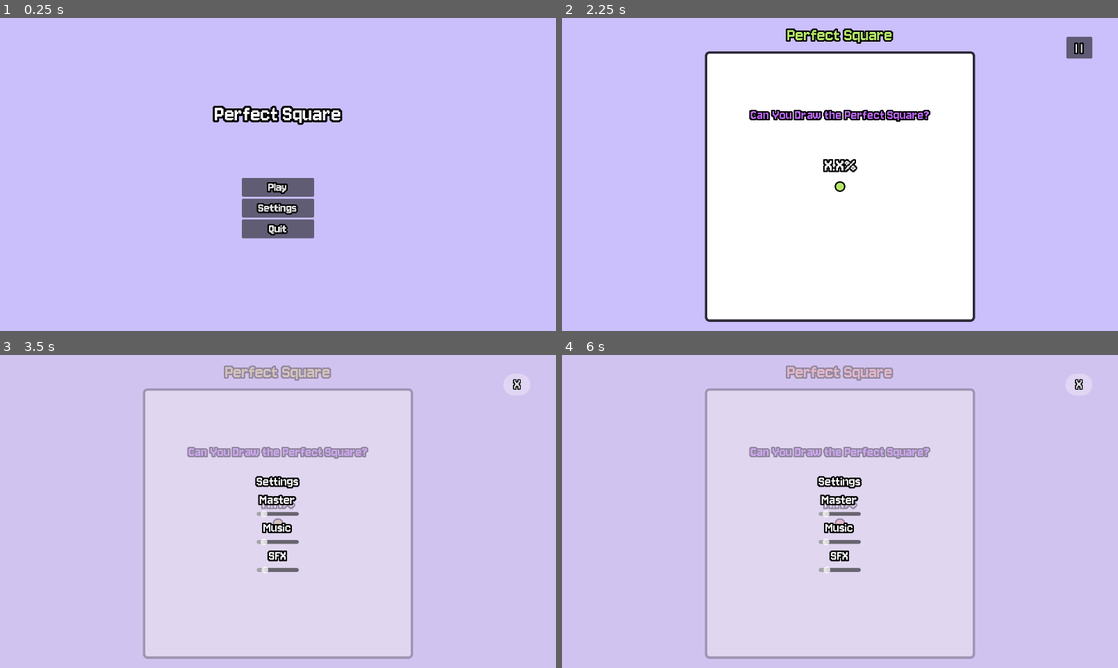
Above: before the commit, frames 1-4 (two rows, left to right).
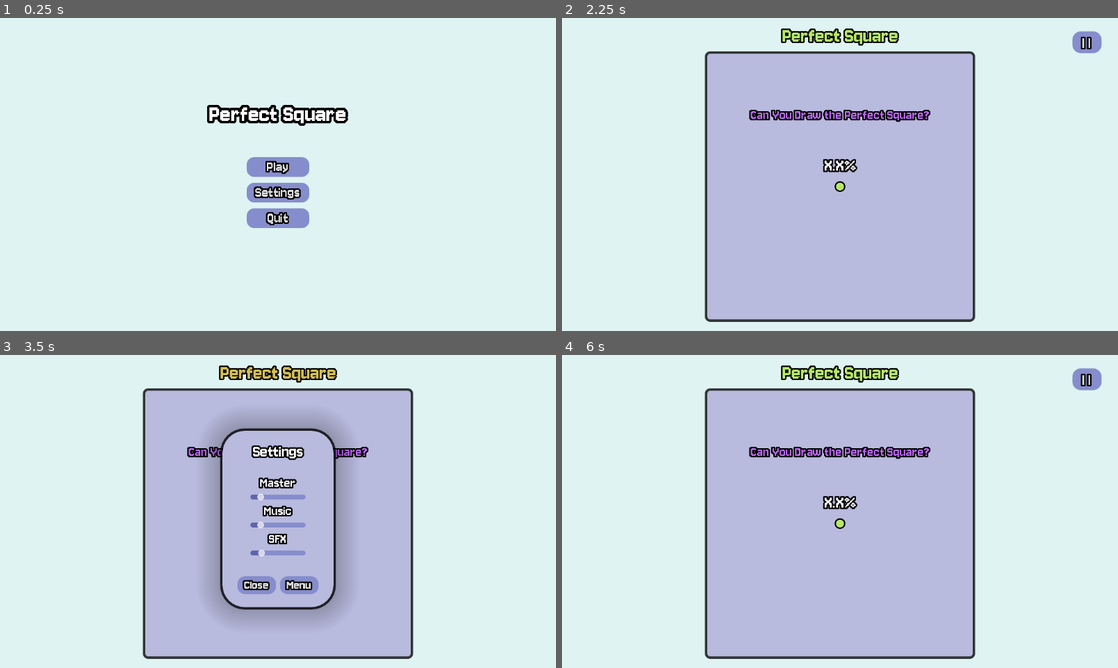
Above: after the commit, the same moments.

Repository: FennecKii/perfect-square
Game: Godot game, scene res://main_menu.tscn
The game is run twice, just before and just after one commit, with the same random seed, the same clock (stepped at 60 frames per second) and the same inputs. Sound files missing from this copy of the repository are replaced by a short silence.
Inputs (mouse positions are in pixels of both pictures, inside the frame that each line leads up to):
- Up to frame 1 (0.25 s): no input
- Up to frame 2 (2.25 s): click "Settings" at 0.5 s; click "X" (after the commit: "Close") at 1.25 s; click "Play" at 2 s
- Up to frame 3 (3.5 s): click "| |" at 2.75 s
- Up to frame 4 (6 s): click "X" (after the commit: "Close") at 3.5 s; click "| |" at 4.25 s; click (862, 583) at 5 s, where only the run after the commit has a clickable "Menu"; click (840, 505) at 5.75 s, where only the run after the commit has a clickable "Play"

The runs differ from the first frame. In frame 1, 99% of the frame differs, in the area x 0-100%, y 0-100%; in frame 2, 97%; in frame 3, 100%; in frame 4, 100%.

Commit message:
UI polish

Diff:
--- a/audio_manager.gd
+++ b/audio_manager.gd
@@ -3,6 +3,8 @@
 @onready var background_music: AudioStreamPlayer = $"Background Music"
 
 func play_background_music(music_track: AudioStreamWAV, volume: float = 0.0, pitch: float = 1.0) -> void:
+	if background_music.stream != null:
+		return
 	background_music.stream = music_track
 	background_music.volume_db = volume
 	background_music.pitch_scale = pitch
@@ -11,9 +13,6 @@
 	background_music.stream.loop_end = music_track.get_length() * music_track.mix_rate
 	background_music.bus = "Music"
 	background_music.play()
-
-func stop_background_music() -> void:
-	background_music.stop()
 
 func play_sfx(sfx_stream: AudioStream, volume: float = 0.0, pitch: float = 1.0, pitch_randomness: float = 0.0):
 	var new_sfx = AudioStreamPlayer2D.new()
--- /dev/null
+++ b/button_base_stylebox.tres
@@ -0,0 +1,12 @@
+[gd_resource type="StyleBoxFlat" format=3 uid="uid://6u7cves7v2mn"]
+
+[resource]
+bg_color = Color(0.529412, 0.556863, 0.803922, 1)
+corner_radius_top_left = 16
+corner_radius_top_right = 16
+corner_radius_bottom_right = 16
+corner_radius_bottom_left = 16
+expand_margin_left = 5.0
+expand_margin_top = 3.0
+expand_margin_right = 5.0
+expand_margin_bottom = 3.0
--- /dev/null
+++ b/button_disabled_stylebox.tres
@@ -0,0 +1,12 @@
+[gd_resource type="StyleBoxFlat" format=3 uid="uid://xylyk1jbjm8n"]
+
+[resource]
+bg_color = Color(0.112643, 0.120737, 0.241619, 0.447059)
+corner_radius_top_left = 16
+corner_radius_top_right = 16
+corner_radius_bottom_right = 16
+corner_radius_bottom_left = 16
+expand_margin_left = 5.0
+expand_margin_top = 3.0
+expand_margin_right = 5.0
+expand_margin_bottom = 3.0
--- /dev/null
+++ b/button_focus_stylebox.tres
@@ -0,0 +1,17 @@
+[gd_resource type="StyleBoxFlat" format=3 uid="uid://bk4h40uoytpio"]
+
+[resource]
+bg_color = Color(0.866667, 0.905882, 0.94902, 1)
+border_width_left = 4
+border_width_top = 4
+border_width_right = 4
+border_width_bottom = 4
+border_color = Color(0, 0, 0, 0.643137)
+corner_radius_top_left = 16
+corner_radius_top_right = 16
+corner_radius_bottom_right = 16
+corner_radius_bottom_left = 16
+expand_margin_left = 5.0
+expand_margin_top = 3.0
+expand_margin_right = 5.0
+expand_margin_bottom = 3.0
--- /dev/null
+++ b/button_hover_stylebox.tres
@@ -0,0 +1,12 @@
+[gd_resource type="StyleBoxFlat" format=3 uid="uid://cxkqmr2rcomve"]
+
+[resource]
+bg_color = Color(0.439151, 0.464004, 0.730183, 1)
+corner_radius_top_left = 16
+corner_radius_top_right = 16
+corner_radius_bottom_right = 16
+corner_radius_bottom_left = 16
+expand_margin_left = 5.0
+expand_margin_top = 3.0
+expand_margin_right = 5.0
+expand_margin_bottom = 3.0
--- /dev/null
+++ b/button_pressed_stylebox.tres
@@ -0,0 +1,12 @@
+[gd_resource type="StyleBoxFlat" format=3 uid="uid://cl1x56ii0o0bb"]
+
+[resource]
+bg_color = Color(0.399858, 0.422784, 0.688971, 1)
+corner_radius_top_left = 16
+corner_radius_top_right = 16
+corner_radius_bottom_right = 16
+corner_radius_bottom_left = 16
+expand_margin_left = 5.0
+expand_margin_top = 3.0
+expand_margin_right = 5.0
+expand_margin_bottom = 3.0
--- a/default_bus_layout.tres
+++ b/default_bus_layout.tres
@@ -1,15 +1,16 @@
 [gd_resource type="AudioBusLayout" format=3 uid="uid://dkudyecf58mfe"]
 
 [resource]
+bus/0/volume_db = -0.0282841
 bus/1/name = &"Music"
 bus/1/solo = false
 bus/1/mute = false
 bus/1/bypass_fx = false
-bus/1/volume_db = -0.026062
+bus/1/volume_db = -0.0282841
 bus/1/send = &"Master"
 bus/2/name = &"SFX"
 bus/2/solo = false
 bus/2/mute = false
 bus/2/bypass_fx = false
-bus/2/volume_db = -3.54298
+bus/2/volume_db = -4.03807
 bus/2/send = &"Master"
--- a/global.gd
+++ b/global.gd
@@ -17,7 +17,3 @@
 @onready var highscore_sfx = preload("res://audio/start.wav")
 @onready var lose_sfx = preload("res://audio/error-126627.wav")
 @onready var progress_sfx = preload("res://audio/press.wav")
-
-var master_volume: float = 0
-var music_volume: float = 0
-var SFX_volume: float = -2
--- a/main_menu.tscn
+++ b/main_menu.tscn
@@ -11,7 +11,7 @@
 grow_horizontal = 2
 grow_vertical = 2
 theme = ExtResource("1_06t4h")
-color = Color(0.8, 0.752941, 0.988235, 1)
+color = Color(0.87451, 0.956863, 0.952941, 1)
 script = ExtResource("2_7vrkn")
 
 [node name="Title" type="CenterContainer" parent="."]
@@ -31,8 +31,8 @@
 [node name="Title" type="Label" parent="Title"]
 layout_mode = 2
 theme = ExtResource("1_06t4h")
-theme_override_constants/outline_size = 16
-theme_override_font_sizes/font_size = 48
+theme_override_constants/outline_size = 20
+theme_override_font_sizes/font_size = 52
 text = "Perfect Square"
 horizontal_alignment = 1
 vertical_alignment = 1
@@ -45,26 +45,41 @@
 anchor_right = 0.5
 anchor_bottom = 0.5
 offset_left = -75.0
-offset_top = 6.89499
+offset_top = -33.16
 offset_right = 75.0
-offset_bottom = 131.895
+offset_bottom = 107.84
 grow_horizontal = 2
 grow_vertical = 2
 
 [node name="VBoxContainer" type="VBoxContainer" parent="Buttons"]
-custom_minimum_size = Vector2(150, 0)
+custom_minimum_size = Vector2(120, 0)
 layout_mode = 2
+alignment = 1
 
 [node name="Play" type="Button" parent="Buttons/VBoxContainer"]
 layout_mode = 2
+theme_override_constants/outline_size = 12
+theme_override_font_sizes/font_size = 32
 text = "Play"
+
+[node name="Control" type="Control" parent="Buttons/VBoxContainer"]
+custom_minimum_size = Vector2(0, 10)
+layout_mode = 2
 
 [node name="Setting" type="Button" parent="Buttons/VBoxContainer"]
 layout_mode = 2
+theme_override_constants/outline_size = 12
+theme_override_font_sizes/font_size = 32
 text = "Settings"
+
+[node name="Control2" type="Control" parent="Buttons/VBoxContainer"]
+custom_minimum_size = Vector2(0, 10)
+layout_mode = 2
 
 [node name="Quit" type="Button" parent="Buttons/VBoxContainer"]
 layout_mode = 2
+theme_override_constants/outline_size = 12
+theme_override_font_sizes/font_size = 32
 text = "Quit"
 
 [node name="Settings" parent="." instance=ExtResource("3_fu7sn")]
--- a/settings.gd
+++ b/settings.gd
@@ -4,3 +4,7 @@
 func _on_x_pressed() -> void:
 	visible = false
 	SignalBus.settings_closed.emit()
+
+
+func _on_menu_pressed() -> void:
+	get_tree().change_scene_to_file("res://main_menu.tscn")
--- a/settings.tscn
+++ b/settings.tscn
@@ -1,8 +1,7 @@
-[gd_scene load_steps=5 format=3 uid="uid://drjvtf077me18"]
+[gd_scene load_steps=4 format=3 uid="uid://drjvtf077me18"]
 
 [ext_resource type="Theme" uid="uid://bcb6jx2yuewkc" path="res://ui_default_theme.tres" id="1_nkug2"]
 [ext_resource type="Script" uid="uid://dy3whtjcw25a7" path="res://settings.gd" id="2_nkug2"]
-[ext_resource type="StyleBox" uid="uid://cng5ergcot20w" path="res://invisible_button_style.tres" id="3_3ykye"]
 [ext_resource type="Script" uid="uid://8m8loyfv40cj" path="res://volume_slider.gd" id="3_gc0em"]
 
 [node name="Settings" type="Control"]
@@ -31,14 +30,51 @@
 grow_vertical = 2
 
 [node name="Panel" type="Panel" parent="CenterContainer"]
-custom_minimum_size = Vector2(1500, 1000)
+custom_minimum_size = Vector2(200, 375)
 layout_mode = 2
+
+[node name="CenterContainer2" type="CenterContainer" parent="CenterContainer/Panel"]
+layout_mode = 1
+anchors_preset = 7
+anchor_left = 0.5
+anchor_top = 1.0
+anchor_right = 0.5
+anchor_bottom = 1.0
+offset_left = -74.5
+offset_top = -70.26
+offset_right = 74.5
+offset_bottom = -30.26
+grow_horizontal = 2
+grow_vertical = 0
+
+[node name="Buttons" type="HBoxContainer" parent="CenterContainer/Panel/CenterContainer2"]
+layout_mode = 2
+
+[node name="X" type="Button" parent="CenterContainer/Panel/CenterContainer2/Buttons"]
+custom_minimum_size = Vector2(70, 0)
+layout_mode = 2
+theme_override_font_sizes/font_size = 28
+text = "Close"
+
+[node name="Control" type="Control" parent="CenterContainer/Panel/CenterContainer2/Buttons"]
+custom_minimum_size = Vector2(10, 0)
+layout_mode = 2
+
+[node name="Menu" type="Button" parent="CenterContainer/Panel/CenterContainer2/Buttons"]
+custom_minimum_size = Vector2(70, 0)
+layout_mode = 2
+theme_override_font_sizes/font_size = 28
+text = "Menu
+"
 
 [node name="CenterContainer" type="CenterContainer" parent="CenterContainer/Panel"]
 layout_mode = 1
 anchors_preset = 15
 anchor_right = 1.0
 anchor_bottom = 1.0
+offset_top = 10.0
+offset_right = 1.0
+offset_bottom = -90.0
 grow_horizontal = 2
 grow_vertical = 2
 
@@ -47,9 +83,14 @@
 
 [node name="Label" type="Label" parent="CenterContainer/Panel/CenterContainer/VBoxContainer"]
 layout_mode = 2
+theme_override_font_sizes/font_size = 36
 text = "Settings"
 horizontal_alignment = 1
 vertical_alignment = 1
+
+[node name="Control" type="Control" parent="CenterContainer/Panel/CenterContainer/VBoxContainer"]
+custom_minimum_size = Vector2(0, 20)
+layout_mode = 2
 
 [node name="Label4" type="Label" parent="CenterContainer/Panel/CenterContainer/VBoxContainer"]
 layout_mode = 2
@@ -90,24 +131,5 @@
 script = ExtResource("3_gc0em")
 bus_name = "SFX"
 
-[node name="X" type="Button" parent="."]
-layout_mode = 1
-anchors_preset = 1
-anchor_left = 1.0
-anchor_right = 1.0
-offset_left = -86.0
-offset_top = 26.0
-offset_right = -32.0
-offset_bottom = 71.0
-grow_horizontal = 0
-theme_override_constants/outline_size = 8
-theme_override_font_sizes/font_size = 32
-theme_override_styles/focus = ExtResource("3_3ykye")
-theme_override_styles/disabled = ExtResource("3_3ykye")
-theme_override_styles/hover_pressed = ExtResource("3_3ykye")
-theme_override_styles/hover = ExtResource("3_3ykye")
-theme_override_styles/pressed = ExtResource("3_3ykye")
-theme_override_styles/normal = ExtResource("3_3ykye")
-text = "X"
-
-[connection signal="pressed" from="X" to="." method="_on_x_pressed"]
+[connection signal="pressed" from="CenterContainer/Panel/CenterContainer2/Buttons/X" to="." method="_on_x_pressed"]
+[connection signal="pressed" from="CenterContainer/Panel/CenterContainer2/Buttons/Menu" to="." method="_on_menu_pressed"]
--- a/stylebox_boundary.tres
+++ b/stylebox_boundary.tres
@@ -1,7 +1,7 @@
 [gd_resource type="StyleBoxFlat" format=3 uid="uid://cr1sxwmr352p7"]
 
 [resource]
-bg_color = Color(1, 1, 1, 1)
+bg_color = Color(0.72549, 0.733333, 0.87451, 1)
 border_width_left = 5
 border_width_top = 5
 border_width_right = 5
@@ -11,4 +11,3 @@
 corner_radius_top_right = 10
 corner_radius_bottom_right = 10
 corner_radius_bottom_left = 10
-anti_aliasing = false
--- a/ui.gd
+++ b/ui.gd
@@ -27,9 +27,12 @@
 		Global.LoseMessage.WRONGWAY:
 			lose_label.text = "Wrong Way!"
 		Global.LoseMessage.DRAWSQUARE:
-			lose_label.text = "Stay on Track!"
+			if randi_range(1, 2) == 1:
+				lose_label.text = "Stay on Track!"
+			else:
+				lose_label.text = "Please Draw A Square..."
 		Global.LoseMessage.OUTBOUNDS:
-			lose_label.text = "Out of Bounds!"
+			lose_label.text = "Out of Bounds..."
 		Global.LoseMessage.TOOSMALL:
 			lose_label.text = "Square Too Small!"
 
--- a/ui_default_theme.tres
+++ b/ui_default_theme.tres
@@ -1,14 +1,73 @@
-[gd_resource type="Theme" load_steps=3 format=3 uid="uid://bcb6jx2yuewkc"]
+[gd_resource type="Theme" load_steps=11 format=3 uid="uid://bcb6jx2yuewkc"]
 
 [ext_resource type="FontFile" uid="uid://b6jixpo12pgif" path="res://Jersey_10_font/Jersey10-Regular.ttf" id="1_p835c"]
+[ext_resource type="StyleBox" uid="uid://xylyk1jbjm8n" path="res://button_disabled_stylebox.tres" id="2_5v1me"]
+[ext_resource type="StyleBox" uid="uid://6u7cves7v2mn" path="res://button_base_stylebox.tres" id="2_mfuxc"]
+[ext_resource type="StyleBox" uid="uid://cl1x56ii0o0bb" path="res://button_pressed_stylebox.tres" id="3_hoq3b"]
+[ext_resource type="StyleBox" uid="uid://bk4h40uoytpio" path="res://button_focus_stylebox.tres" id="3_tyj2v"]
+[ext_resource type="StyleBox" uid="uid://cxkqmr2rcomve" path="res://button_hover_stylebox.tres" id="4_0kifo"]
+
+[sub_resource type="StyleBoxFlat" id="StyleBoxFlat_5v1me"]
+bg_color = Color(0.374493, 0.396027, 0.659056, 1)
+corner_radius_top_left = 10
+corner_radius_top_right = 10
+corner_radius_bottom_right = 10
+corner_radius_bottom_left = 10
+expand_margin_left = 5.0
+expand_margin_top = 5.0
+expand_margin_right = 5.0
+expand_margin_bottom = 5.0
+
+[sub_resource type="StyleBoxFlat" id="StyleBoxFlat_tyj2v"]
+bg_color = Color(0.866667, 0.905882, 0.94902, 1)
+corner_radius_top_left = 10
+corner_radius_top_right = 10
+corner_radius_bottom_right = 10
+corner_radius_bottom_left = 10
+expand_margin_left = 5.0
+expand_margin_top = 5.0
+expand_margin_right = 5.0
+expand_margin_bottom = 5.0
+
+[sub_resource type="StyleBoxFlat" id="StyleBoxFlat_0kifo"]
+bg_color = Color(0.529412, 0.556863, 0.803922, 1)
+corner_radius_top_left = 10
+corner_radius_top_right = 10
+corner_radius_bottom_right = 10
+corner_radius_bottom_left = 10
+expand_margin_left = 5.0
+expand_margin_top = 5.0
+expand_margin_right = 5.0
+expand_margin_bottom = 5.0
 
 [sub_resource type="StyleBoxFlat" id="StyleBoxFlat_p835c"]
-bg_color = Color(0.833635, 0.772137, 0.917667, 0.690196)
+bg_color = Color(0.72549, 0.733333, 0.87451, 1)
+border_width_left = 5
+border_width_top = 5
+border_width_right = 5
+border_width_bottom = 5
+border_color = Color(0, 0, 0, 0.784314)
+corner_radius_top_left = 50
+corner_radius_top_right = 50
+corner_radius_bottom_right = 50
+corner_radius_bottom_left = 50
+expand_margin_left = 20.0
+expand_margin_right = 20.0
+shadow_color = Color(0.113725, 0.109804, 0.105882, 0.243137)
+shadow_size = 50
 
 [resource]
 Button/constants/outline_size = 12
 Button/font_sizes/font_size = 28
 Button/fonts/font = ExtResource("1_p835c")
+Button/styles/disabled = ExtResource("2_5v1me")
+Button/styles/focus = ExtResource("3_tyj2v")
+Button/styles/hover = ExtResource("4_0kifo")
+Button/styles/normal = ExtResource("2_mfuxc")
+Button/styles/pressed = ExtResource("3_hoq3b")
+HSlider/styles/grabber_area = SubResource("StyleBoxFlat_5v1me")
+HSlider/styles/grabber_area_highlight = SubResource("StyleBoxFlat_tyj2v")
+HSlider/styles/slider = SubResource("StyleBoxFlat_0kifo")
 Label/colors/font_color = Color(1, 1, 1, 1)
 Label/colors/font_outline_color = Color(0, 0, 0, 1)
 Label/constants/outline_size = 12
--- a/volume_slider.gd
+++ b/volume_slider.gd
@@ -8,6 +8,8 @@
 func _ready() -> void:
 	bus_index = AudioServer.get_bus_index(bus_name)
 	value_changed.connect(_on_value_changed)
+
+
 
 	value = db_to_linear(
 		AudioServer.get_bus_volume_db(
--- a/whiteboard.tscn
+++ b/whiteboard.tscn
@@ -32,13 +32,14 @@
 size_flags_horizontal = 4
 size_flags_vertical = 4
 mouse_filter = 2
-color = Color(0.798379, 0.751615, 0.990152, 1)
+color = Color(0.87451, 0.956863, 0.952941, 1)
 
 [node name="Settings Button" type="Button" parent="."]
-offset_left = 469.0
-offset_top = -310.0
-offset_right = 523.0
-offset_bottom = -265.0
+offset_left = 487.0
+offset_top = -318.0
+offset_right = 532.0
+offset_bottom = -283.0
+scale = Vector2(1.1, 1.1)
 theme = ExtResource("3_c7jcs")
 text = "| |"
 
@@ -62,14 +63,14 @@
 vertical_alignment = 1
 
 [node name="Title(RGB)" type="Label" parent="."]
-offset_left = -109.0
+offset_left = -119.46
 offset_top = -336.0
-offset_right = 110.0
-offset_bottom = -292.0
+offset_right = 120.54
+offset_bottom = -288.0
 theme = ExtResource("3_c7jcs")
 theme_override_colors/font_color = Color(1, 1, 1, 1)
 theme_override_colors/font_outline_color = Color(0, 0, 0, 1)
-theme_override_font_sizes/font_size = 40
+theme_override_font_sizes/font_size = 44
 text = "Perfect Square"
 horizontal_alignment = 1
 vertical_alignment = 1
@@ -95,12 +96,8 @@
 
 [node name="Settings" parent="." instance=ExtResource("5_qxae8")]
 visible = false
-
-[node name="X" parent="Settings" index="1"]
-offset_left = 469.0
-offset_top = -310.0
-offset_right = 523.0
-offset_bottom = -265.0
+offset_top = -10.0
+offset_bottom = -10.0
 
 [connection signal="mouse_entered" from="Settings Button" to="." method="_on_settings_button_mouse_entered"]
 [connection signal="mouse_exited" from="Settings Button" to="." method="_on_settings_button_mouse_exited"]
